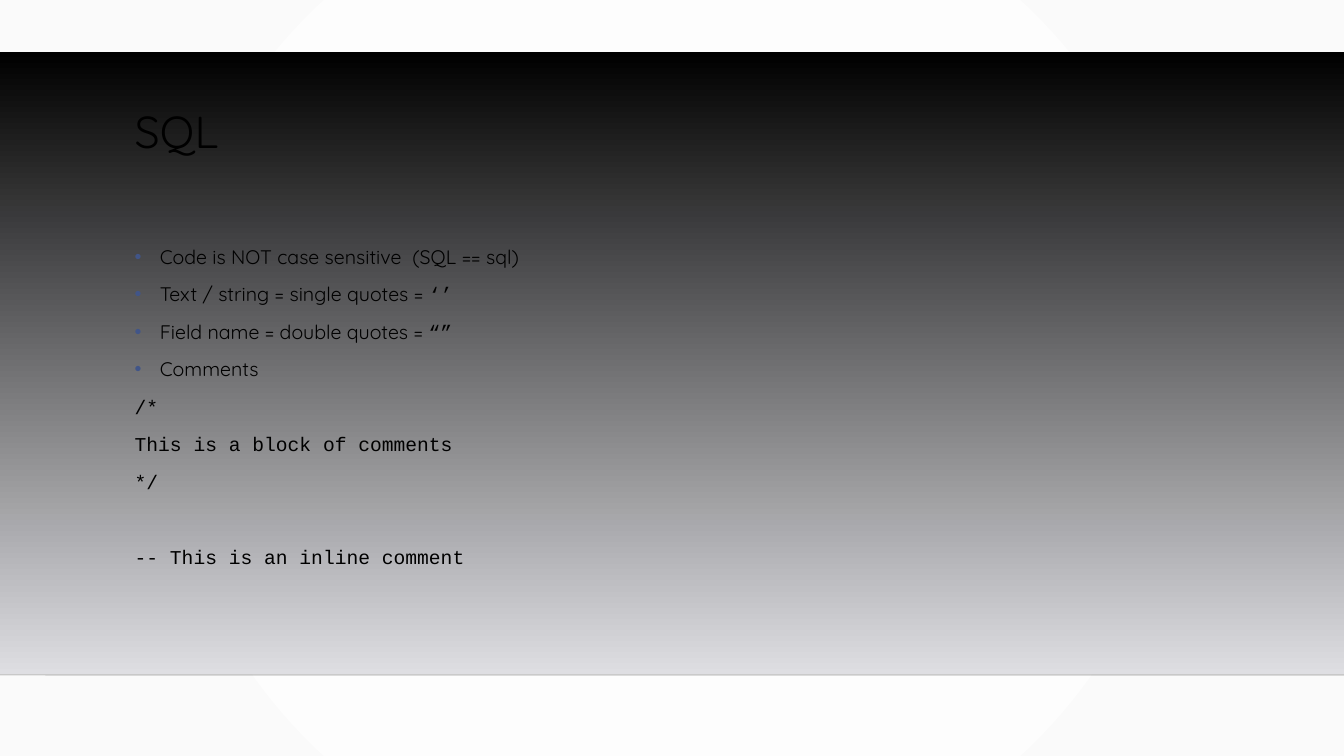
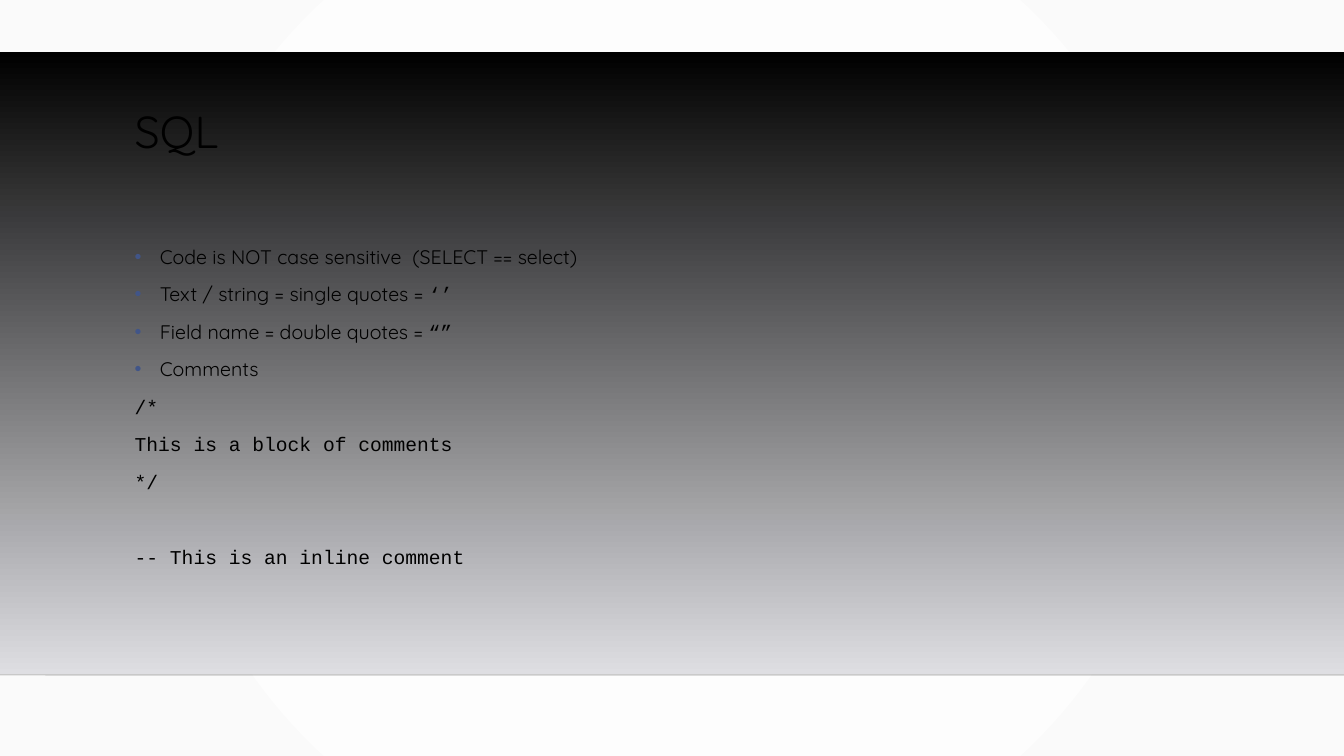
Before and after one commit to MGIS-UMN/GIS5577_week2, a slide deck: slide 3 of BASIC_SQL.odp. Drawn at 1344x756 pixels with LibreOffice and Linux fonts; fonts in the diff are those of the drawing; background and template pictures are left out. Boxes give left, top, right and bottom in pixels: in the first picture for what was removed or moved away, otherwise in the second. Text is boxed around its words. In the diff, an @@ line names an element or a change of style, - is before the commit and + after.

```diff
--- a/BASIC_SQL.odp
+++ b/BASIC_SQL.odp
@@ text at [160,250,577,268]: text changed @@
-• Code is NOT case sensitive (SQL == sql)
+• Code is NOT case sensitive (SELECT == select)
```
Also in this commit, not shown: 2 slides added, 1 slide removed, 4 other files.
